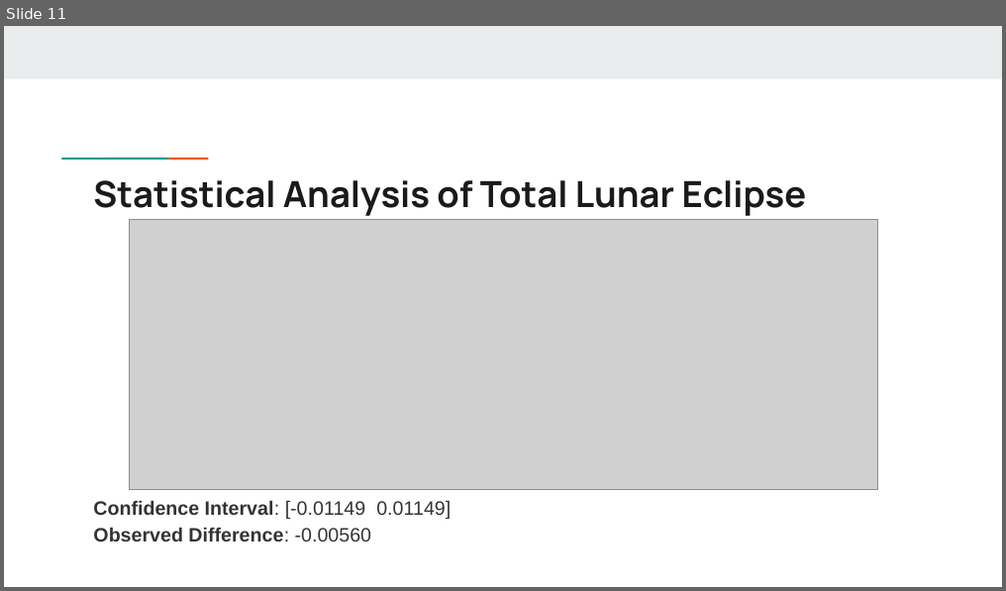
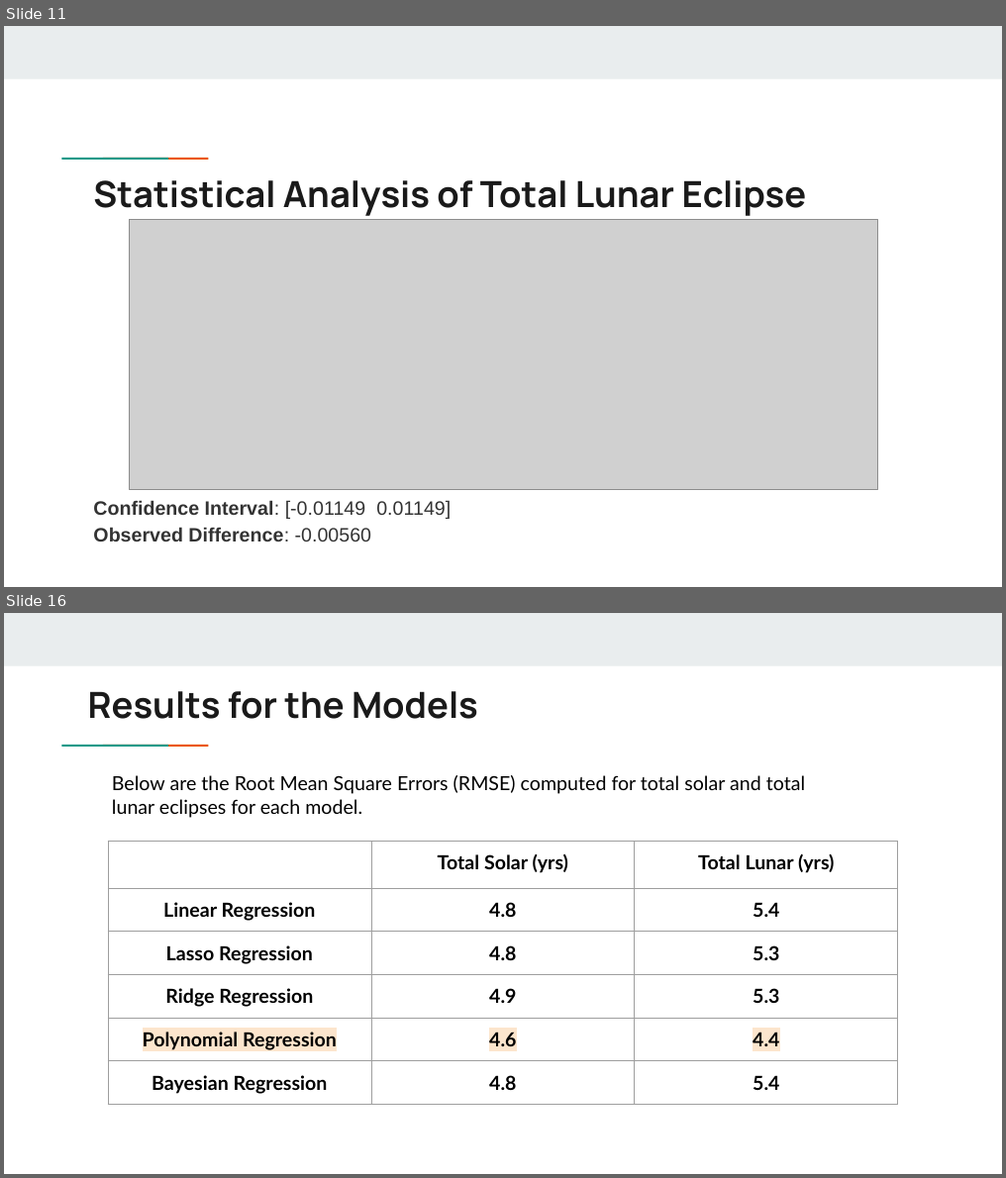
Before and after one commit to rachelraikar/Capstone1-Eclipses, a slide deck: Solar and Lunar Eclipse Milestone Report.pptx. Shown one above the other, each under a label of ours: slide 11 before the commit, slides 11 and 16 after it; the slides between them are not shown. The pictures are 1006x591 and 1006x1178 pixels, drawn with LibreOffice and Linux fonts; fonts in the diff are those of the drawing; grey boxes stand for pictures. Boxes give left, top, right and bottom in pixels: in the first picture for what was removed or moved away, otherwise in the second. Text is boxed around its words. In the diff, an @@ line names an element or a change of style, - is before the commit and + after.

```diff
--- a/Solar and Lunar Eclipse Milestone Report.pptx
+++ b/Solar and Lunar Eclipse Milestone Report.pptx
@@ slide 16 added at box(4, 613, 1002, 1174), background #FFFFFF; not listed: 3 template elements that a slide beside it also shows @@
@@ title added at box(88, 691, 478, 719), 26 pt, text #1A1A1A, bold @@
+Results for the Models
@@ text added at box(112, 775, 805, 818), 14 pt, text #000000 @@
+Below are the Root Mean Square Errors (RMSE) computed for total solar and total lunar eclipses for each model.
@@ table added at box(108, 841, 898, 1167), 6 rows, 3 columns @@
+ | Total Solar (yrs) | Total Lunar (yrs)
+Linear Regression | 4.8 | 5.4
+Lasso Regression | 4.8 | 5.3
+Ridge Regression | 4.9 | 5.3
+Polynomial Regression | 4.6 | 4.4
+Bayesian Regression | 4.8 | 5.4
```
Also in this commit, not shown: 1 slide changed, 5 other slides added, 1 other file.
